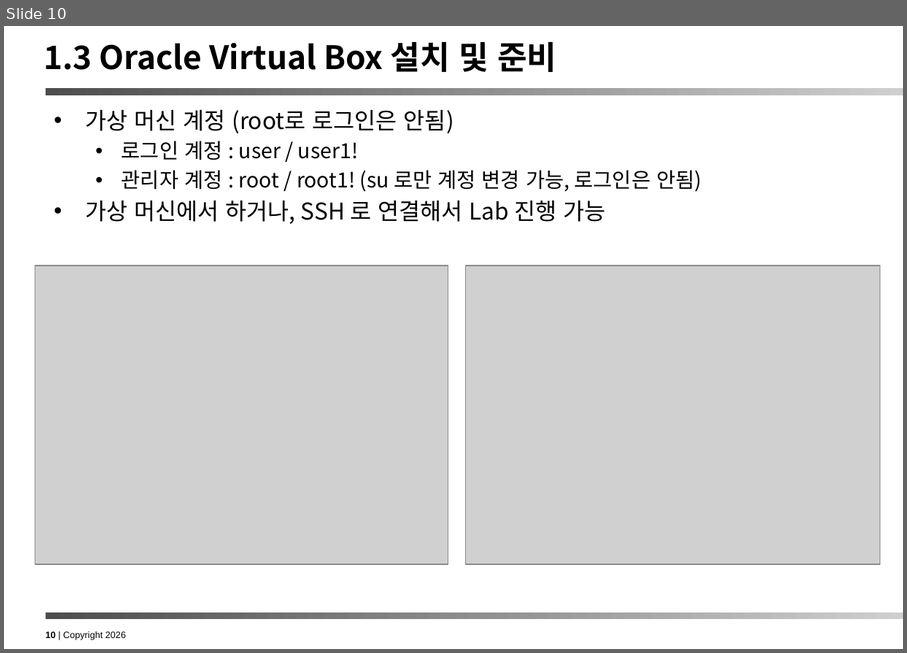
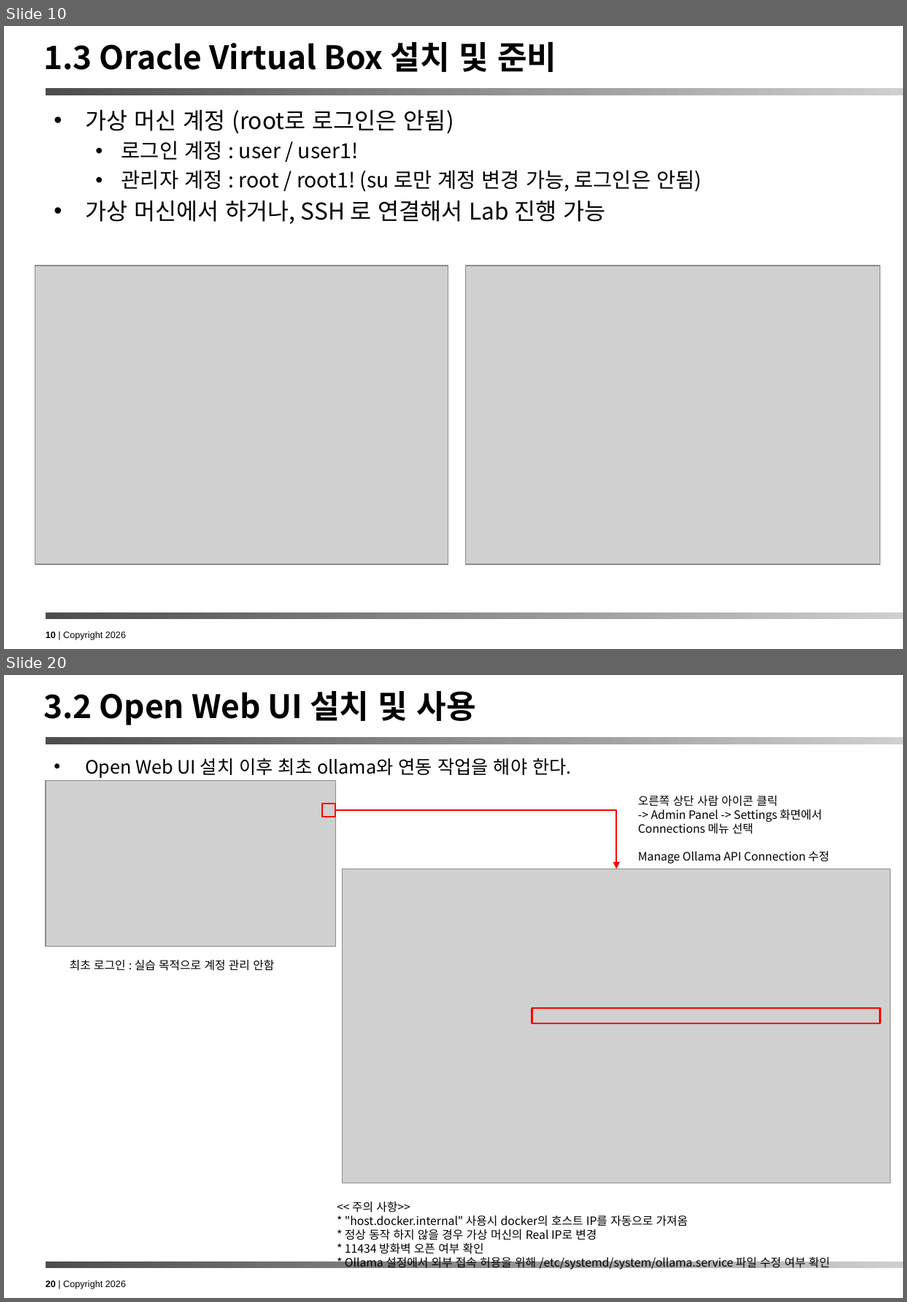
Before and after one commit to ykchang/ontology_handson, a slide deck: doc/Ontology Hands On Lab.pptx. Shown one above the other, each under a label of ours: slide 10 before the commit, slides 10 and 20 after it; the slides between them are not shown. The pictures are 907x653 and 907x1302 pixels, drawn with LibreOffice and Linux fonts; fonts in the diff are those of the drawing; grey boxes stand for pictures. Boxes give left, top, right and bottom in pixels: in the first picture for what was removed or moved away, otherwise in the second. Text is boxed around its words. In the diff, an @@ line names an element or a change of style, - is before the commit and + after.

Commit message:
2026.05.21 작업 결과 COMMIT

```diff
--- a/doc/Ontology Hands On Lab.pptx
+++ b/doc/Ontology Hands On Lab.pptx
@@ slide 20 added at bbox=[4, 675, 903, 1298], background #FFFFFF; not listed: 3 template elements that a slide beside it also shows @@
@@ title added at bbox=[43, 691, 476, 725], 28 pt, text #000000, bold @@
+3.2 Open Web UI 설치 및 사용
@@ text added at bbox=[85, 758, 571, 778], 16 pt, text #000000 @@
+• Open Web UI 설치 이후 최초 ollama와 연동 작업을 해야 한다.
@@ picture added at bbox=[46, 780, 336, 947] @@
@@ rectangle added at bbox=[322, 803, 335, 817], outline #FF0000 1.5 pt @@
@@ text added at bbox=[638, 795, 830, 863], 10 pt, text #000000 @@
+오른쪽 상단 사람 아이콘 클릭
+-> Admin Panel -> Settings 화면에서 Connections 메뉴 선택
+Manage Ollama API Connection 수정
@@ elbow arrow added from (335, 810) to (617, 868), #FF0000 1.5 pt @@
@@ picture added at bbox=[343, 868, 891, 1182] @@
@@ text added at bbox=[70, 960, 274, 971], 10 pt, text #000000 @@
+최초 로그인 : 실습 목적으로 계정 관리 안함
@@ rectangle added at bbox=[533, 1008, 880, 1024], outline #FF0000 1.5 pt @@
@@ text added at bbox=[345, 1201, 830, 1270], 10 pt, text #000000 @@
+<< 주의 사항>>
+* "host.docker.internal" 사용시 docker의 호스트 IP를 자동으로 가져옴
+* 정상 동작 하지 않을 경우 가상 머신의 Real IP로 변경
+* 11434 방화벽 오픈 여부 확인
+* Ollama 설정에서 외부 접속 허용을 위해 /etc/systemd/system/ollama.service 파일 수정 여부 확인
```
Also in this commit, not shown: 3 slides changed, 26 other slides added, 7 slides removed, 5 other files.
